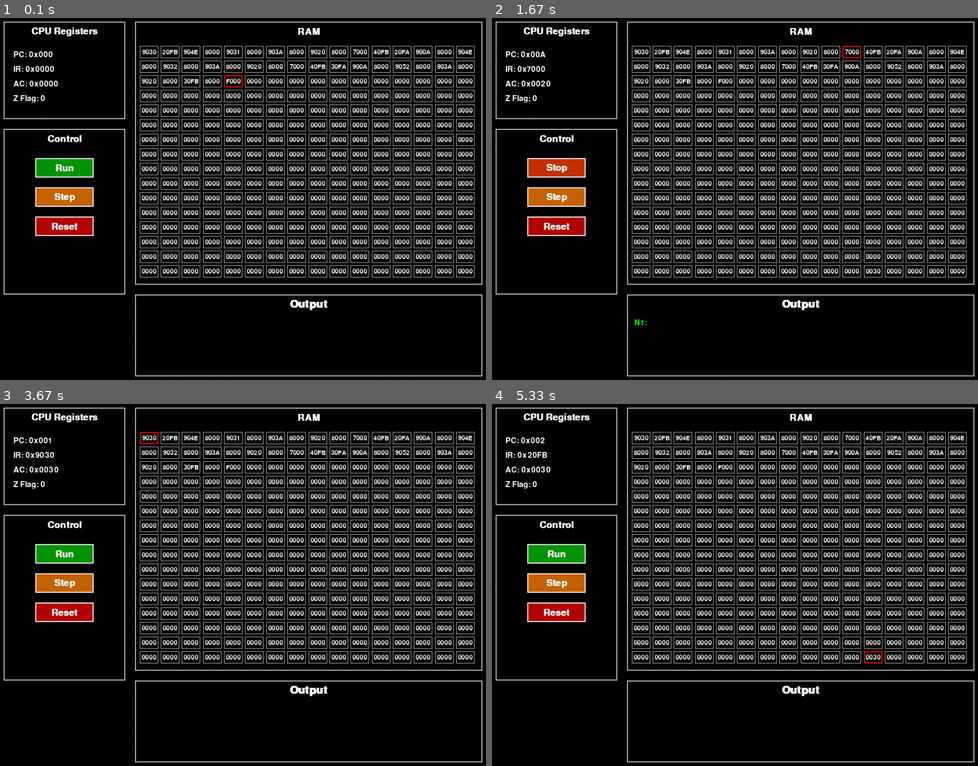
Above: before the commit, frames 1-4 (two rows, left to right).
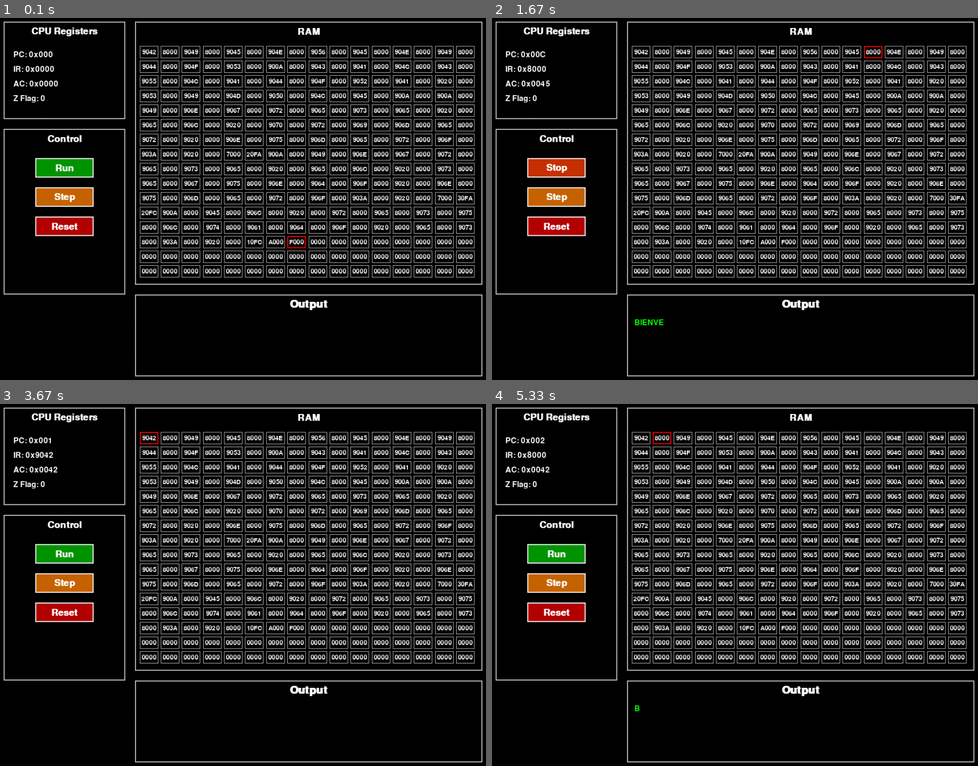
Above: after the commit, the same moments.

Repository: Samsr2001/Simulador-Computador-Digital
Game: pygame game, started from main.py
Two runs of this game, one before a commit and one after it. Both use one fixed random seed, a clock stepped at 60 frames per second and the inputs below.
Inputs (mouse positions are in pixels of both pictures, inside the frame that each line leads up to):
- Up to frame 1 (0.1 s): no input
- Up to frame 2 (1.67 s): click "Run" at 0.43 s; hold Backspace 0.67-1.13 s
- Up to frame 3 (3.67 s): click "Reset" at 1.93 s; type "a" at 2.2 s; type "n" at 2.47 s; type "n" at 2.73 s; tap Enter at 3.03 s; click (63, 574) at 3.47 s
- Up to frame 4 (5.33 s): click "Step" at 5 s

The runs differ from the first frame. In frame 1, 3.8% of the frame differs, in the area x 29-98%, y 8-64%; in frame 2, 4.0%, in the area x 7-98%, y 7-85%; in frame 3, 3.7%; in frame 4, 3.9%.

Commit message:
se agregó el soporte para imprimir valores numéricos en la pantalla, se mejoró la lógica de entrada de la calculadora y se organizó el código para cargar programas predefinidos desde una lista

Diff:
--- a/core/control_unit.py
+++ b/core/control_unit.py
@@ -38,12 +38,15 @@
     def execute(self, cpu):
         """
         Fase de ejecución: realiza la operación indicada por el opcode.
-        Este método modifica el estado de la CPU (registros, flags).
+        Este método modifica el estado de la CPU (registros, flags, pc).
         Args:
             cpu: La instancia de la CPU que se está ejecutando.
         """
         opcode = self.instruction.opcode
         operand = self.instruction.operand
+
+        # Variable para rastrear si el PC ya fue modificado
+        pc_modified = False
 
         if opcode == Opcode.LOAD:
             cpu.ac = self.memory.read(operand)
@@ -59,14 +62,24 @@
             cpu.flag_z = 1 if cpu.ac == 0 else 0
         elif opcode == Opcode.JUMP:
             cpu.pc = operand
+            pc_modified = True
         elif opcode == Opcode.JZ:
             if cpu.flag_z == 1:
                 cpu.pc = operand
+                pc_modified = True
         elif opcode == Opcode.IN:
             cpu.waiting_for_input = True
+            pc_modified = True  # El PC se manejará después de la entrada
         elif opcode == Opcode.OUT:
             cpu.io_manager.write_char(cpu.ac)
+        elif opcode == Opcode.OUTNUM:
+            cpu.io_manager.write_value(cpu.ac)
         elif opcode == Opcode.LOADI:
             cpu.ac = operand
         elif opcode == Opcode.HALT:
             cpu.halted = True
+            pc_modified = True
+
+        # Si el PC no fue modificado por un salto o una espera, avanzamos
+        if not pc_modified:
+            cpu.pc += 1
--- a/core/cpu.py
+++ b/core/cpu.py
@@ -1,5 +1,5 @@
 from core.alu import ALU
-from core.control_unit import ControlUnit
+# from core.control_unit import ControlUnit <- Moved to __init__
 from core.memory import Memory
 from iod.io_manager import IOManager
 
@@ -13,6 +13,8 @@
             memory (Memory): El sistema de memoria.
             io_manager (IOManager): El gestor de entrada/salida.
         """
+        from core.control_unit import ControlUnit  # Importación local para evitar ciclo
+
         self.memory = memory
         self.io_manager = io_manager
 
@@ -30,6 +32,7 @@
         self.halted = False
         self.running = False
         self.waiting_for_input = False
+        self.input_buffer = ""
 
     def step(self):
         """Ejecuta un único ciclo de instrucción o maneja el estado de espera."""
@@ -40,11 +43,27 @@
         if self.waiting_for_input:
             key = self.io_manager.pop_key()
             if key is not None:
-                self.ac = key
-                self.io_manager.write_char(key)  # <-- ECHO a la pantalla
-                self.waiting_for_input = False
-                self.pc += 1  # La instrucción IN ha terminado, avanzamos al siguiente
-            return # Si no hay tecla, no hacemos nada más en este ciclo
+                # Tecla Enter: finalizar la entrada
+                if key == 10:
+                    try:
+                        self.ac = int(self.input_buffer)
+                    except (ValueError, TypeError):
+                        self.ac = 0
+                    self.input_buffer = ""
+                    self.waiting_for_input = False
+                    self.io_manager.write_char(10)  # Eco de nueva línea
+                    self.pc += 1
+                # Tecla Retroceso: borrar último dígito
+                elif key == 8:
+                    if len(self.input_buffer) > 0:
+                        self.input_buffer = self.input_buffer[:-1]
+                        self.io_manager.write_char(8) # Eco de retroceso
+                # Tecla de dígito: añadir al buffer
+                elif chr(key).isdigit():
+                    self.input_buffer += chr(key)
+                    self.io_manager.write_char(key)
+
+            return  # Permanecer en estado de espera
 
         # --- Ciclo normal Fetch-Decode-Execute ---
 
@@ -53,19 +72,10 @@
 
         # 2. Decode
         instruction = self.control_unit.decode(self.ir)
-        pc_before_execute = self.pc
 
         # 3. Execute
-        # La ejecución de 'IN' ahora activará 'waiting_for_input'
+        # La Unidad de Control es ahora responsable de modificar el PC
         self.control_unit.execute(self)
-
-        # 4. Avanzar PC (si no es un salto o una instrucción de espera)
-        # Si la ejecución resultó en una espera, no avanzamos el PC.
-        # El PC se avanzará cuando se reciba la tecla.
-        if not self.waiting_for_input:
-            # Si el PC no fue modificado por un JUMP, lo incrementamos.
-            if self.pc == pc_before_execute:
-                self.pc += 1
 
     def run_cycle(self):
         """Wrapper para ejecutar un ciclo si la CPU está en modo 'running'."""
@@ -89,5 +99,6 @@
         self.halted = False
         self.running = False
         self.waiting_for_input = False
+        self.input_buffer = ""
         self.memory.reset()
         self.io_manager.reset()
--- a/iod/io_manager.py
+++ b/iod/io_manager.py
@@ -38,6 +38,14 @@
         """
         self.screen.write_char(value)
 
+    def write_value(self, value: int):
+        """
+        Escribe un valor numérico en la pantalla.
+        Args:
+            value (int): El número a mostrar.
+        """
+        self.screen.write_value(value)
+
     def reset(self):
         """Reinicia los dispositivos de E/S."""
         self.screen.reset()
--- a/iod/screen.py
+++ b/iod/screen.py
@@ -16,6 +16,12 @@
         Args:
             char_code (int): El código ASCII del caracter a escribir.
         """
+        # Manejar la tecla de retroceso
+        if char_code == 8:
+            if len(self._buffer) > 0:
+                self._buffer = self._buffer[:-1]
+            return
+
         # Convierte el código ASCII a un caracter y lo añade al buffer
         self._buffer += chr(char_code)
 
@@ -33,6 +39,10 @@
         """
         return self._buffer
 
+    def write_value(self, value: int):
+        """Añade la representación de un número al buffer."""
+        self._buffer += str(value)
+
     def reset(self):
         """Limpia el buffer de la pantalla."""
         self._buffer = ""
--- a/main.py
+++ b/main.py
@@ -1,8 +1,10 @@
 from core.cpu import CPU
 from core.memory import Memory
+
 from iod.io_manager import IOManager
 from persistence.program_loader import ProgramLoader
 from ui.pygame_window import PygameWindow
+from programas.rom import CALCULATOR_PROGRAM
 
 def main():
     """Función principal que inicializa y ejecuta el simulador."""
@@ -11,16 +13,16 @@
     memory = Memory()
     io_manager = IOManager()
 
-    # 2. Cargar el programa
-    # El archivo 'programa.txt' debe estar en la carpeta 'programas'
-    program_loader = ProgramLoader("programas/programa.txt", memory)
-    program_loader.load_into_memory()
+    # 2. Cargar el programa incorporado (calculadora)
+    program_loader = ProgramLoader(memory)
+    program_loader.load_from_list(CALCULATOR_PROGRAM)
 
     # 3. Crear la CPU
     cpu = CPU(memory, io_manager)
 
     # 4. Crear la ventana de la interfaz gráfica
-    pygame_window = PygameWindow(cpu, memory, io_manager, program_loader)
+    # Pasamos el programa incorporado para que la función de Reset funcione
+    pygame_window = PygameWindow(cpu, memory, io_manager, program_loader, CALCULATOR_PROGRAM)
 
     # 5. Iniciar el bucle principal de la aplicación
     pygame_window.main_loop()
--- a/persistence/program_loader.py
+++ b/persistence/program_loader.py
@@ -1,78 +1,99 @@
 from core.memory import Memory
 from utils.enums import Opcode
+from typing import List, Optional
 
 class ProgramLoader:
-    """Carga un programa desde un archivo de texto a la memoria."""
+    """Carga un programa en la memoria desde un archivo o una lista."""
 
-    def __init__(self, file_path: str, memory: Memory):
+    def __init__(self, memory: Memory, file_path: Optional[str] = None):
         """
         Inicializa el cargador de programas.
         Args:
-            file_path (str): La ruta al archivo del programa.
-            memory (Memory): La instancia de la memoria donde se cargará el programa.
+            memory (Memory): La instancia de la memoria.
+            file_path (str, optional): La ruta al archivo del programa. Defaults to None.
         """
         self.file_path = file_path
         self.memory = memory
+
+    def load_from_list(self, program_lines: List[str]):
+        """
+        Compila un programa desde una lista de strings y lo carga en la RAM.
+        Args:
+            program_lines (List[str]): Las líneas del programa en ensamblador.
+        """
+        self.memory.reset()  # Limpia la memoria antes de cargar
+        try:
+            self._parse_lines(program_lines)
+        except Exception as e:
+            print(f"Error inesperado al cargar el programa desde la lista: {e}")
 
     def load_into_memory(self):
         """
         Lee el archivo de programa, lo compila a 16 bits y lo carga en la RAM.
         """
-        self.memory.reset() # Limpia la memoria antes de cargar
-        address = 0
+        if not self.file_path:
+            print("Error: No se ha especificado un file_path para load_into_memory.")
+            return
+
+        self.memory.reset()  # Limpia la memoria antes de cargar
         try:
             with open(self.file_path, 'r') as f:
-                for line in f:
-                    line = line.strip()
-                    if not line or line.startswith('#'):  # Ignorar líneas vacías o comentarios
-                        continue
-
-                    # Separar mnemónico del resto de la línea
-                    parts = line.split(maxsplit=1)
-                    mnemonic = parts[0].upper()
-
-                    try:
-                        opcode_enum = Opcode[mnemonic]
-                        opcode = opcode_enum.value
-                    except KeyError:
-                        print(f"Error: Mnemónico desconocido '{mnemonic}' en línea: {line}")
-                        continue
-
-                    operand = 0
-                    if len(parts) > 1:
-                        operand_str = parts[1].strip()
-
-                        # Ignorar comentarios al final de la línea
-                        if '#' in operand_str:
-                            operand_str = operand_str.split('#', 1)[0].strip()
-
-                        if not operand_str:
-                            operand = 0
-                        elif operand_str.startswith("'") and operand_str.endswith("'"):
-                            # Es un caracter, como 'A'. Usar slicing es más seguro.
-                            char_literal = operand_str[1:-1]
-                            if char_literal:
-                                # Maneja casos como ' ' (espacio)
-                                operand = ord(char_literal)
-                            else:
-                                # Caso '' (caracter vacío)
-                                operand = 0
-                        else:
-                            # Es un número (decimal por defecto)
-                            try:
-                                operand = int(operand_str)
-                            except ValueError:
-                                print(f"Error: Operando inválido '{operand_str}' en línea: {line}")
-                                continue
-
-                    # Construir la instrucción de 16 bits
-                    # 4 bits para opcode, 12 para operando
-                    instruction_value = (opcode << 12) | (operand & 0xFFF)
-
-                    self.memory.write(address, instruction_value)
-                    address += 1
+                lines = f.readlines()
+                self._parse_lines(lines)
 
         except FileNotFoundError:
             print(f"Error: No se encontró el archivo del programa en '{self.file_path}'")
         except Exception as e:
             print(f"Error inesperado al cargar el programa: {e}")
+
+    def _parse_lines(self, lines: List[str]):
+        """
+        Parsea una lista de líneas de código y las carga en memoria.
+        Args:
+            lines (List[str]): Lista de líneas de código ensamblador.
+        """
+        address = 0
+        for line in lines:
+            line = line.strip()
+            if not line or line.startswith('#'):  # Ignorar líneas vacías o comentarios
+                continue
+
+            # Separar mnemónico del resto de la línea
+            parts = line.split(maxsplit=1)
+            mnemonic = parts[0].upper()
+
+            try:
+                opcode_enum = Opcode[mnemonic]
+                opcode = opcode_enum.value
+            except KeyError:
+                print(f"Error: Mnemónico desconocido '{mnemonic}' en línea: {line}")
+                continue
+
+            operand = 0
+            if len(parts) > 1:
+                operand_str = parts[1].strip()
+
+                # Ignorar comentarios al final de la línea
+                if '#' in operand_str:
+                    operand_str = operand_str.split('#', 1)[0].strip()
+
+                if not operand_str:
+                    operand = 0
+                elif operand_str.startswith("'") and operand_str.endswith("'"):
+                    char_literal = operand_str[1:-1]
+                    if char_literal:
+                        operand = ord(char_literal)
+                    else:
+                        operand = 0
+                else:
+                    try:
+                        operand = int(operand_str)
+                    except ValueError:
+                        print(f"Error: Operando inválido '{operand_str}' en línea: {line}")
+                        continue
+
+            # Construir la instrucción de 16 bits
+            instruction_value = (opcode << 12) | (operand & 0xFFF)
+
+            self.memory.write(address, instruction_value)
+            address += 1
--- a/programas/programa.txt
+++ b/programas/programa.txt
@@ -1,62 +1,239 @@
 # Calculadora de Suma Simple Interactiva
-# Pide dos números de un solo dígito (0-9), los suma y muestra el resultado.
-
-# --- Constantes ---
-# Guarda el valor ASCII de '0' (48) en la memoria para la conversión.
-LOADI 48
-STORE 251  # Mem[251] = 48 (ASCII de '0')
+# Pide dos números y muestra el resultado.
+
+# --- Mensaje de Bienvenida ---
+LOADI 'B'
+OUT
+LOADI 'I'
+OUT
+LOADI 'E'
+OUT
+LOADI 'N'
+OUT
+LOADI 'V'
+OUT
+LOADI 'E'
+OUT
+LOADI 'N'
+OUT
+LOADI 'I'
+OUT
+LOADI 'D'
+OUT
+LOADI 'O'
+OUT
+LOADI 'S'
+OUT
+LOADI '!'
+OUT
+LOADI 10
+OUT
+LOADI 'C'
+OUT
+LOADI 'A'
+OUT
+LOADI 'L'
+OUT
+LOADI 'C'
+OUT
+LOADI 'U'
+OUT
+LOADI 'L'
+OUT
+LOADI 'A'
+OUT
+LOADI 'D'
+OUT
+LOADI 'O'
+OUT
+LOADI 'R'
+OUT
+LOADI 'A'
+OUT
+LOADI ' '
+OUT
+LOADI 'S'
+OUT
+LOADI 'I'
+OUT
+LOADI 'M'
+OUT
+LOADI 'P'
+OUT
+LOADI 'L'
+OUT
+LOADI 'E'
+OUT
+LOADI 10
+OUT
+LOADI 10
+OUT
 
 # --- Lógica del Programa ---
 # 1. Pedir el primer número
-LOADI 'N'
-OUT
-LOADI '1'
+LOADI 'I'
+OUT
+LOADI 'n'
+OUT
+LOADI 'g'
+OUT
+LOADI 'r'
+OUT
+LOADI 'e'
+OUT
+LOADI 's'
+OUT
+LOADI 'e'
+OUT
+LOADI ' '
+OUT
+LOADI 'e'
+OUT
+LOADI 'l'
+OUT
+LOADI ' '
+OUT
+LOADI 'p'
+OUT
+LOADI 'r'
+OUT
+LOADI 'i'
+OUT
+LOADI 'm'
+OUT
+LOADI 'e'
+OUT
+LOADI 'r'
+OUT
+LOADI ' '
+OUT
+LOADI 'n'
+OUT
+LOADI 'u'
+OUT
+LOADI 'm'
+OUT
+LOADI 'e'
+OUT
+LOADI 'r'
+OUT
+LOADI 'o'
 OUT
 LOADI ':'
 OUT
 LOADI ' '
 OUT
 
-# 2. Leer el primer número y convertirlo
-IN         # AC = ASCII del dígito
-SUB 251    # AC = valor numérico
-STORE 250  # Guarda en Mem[250]
-
-# 3. Pedir el segundo número (con un salto de línea)
-LOADI 10   # ASCII para nueva línea
-OUT
-LOADI 'N'
-OUT
-LOADI '2'
+# 2. Leer el primer número
+IN
+STORE 250
+
+# 3. Pedir el segundo número
+LOADI 10
+OUT
+LOADI 'I'
+OUT
+LOADI 'n'
+OUT
+LOADI 'g'
+OUT
+LOADI 'r'
+OUT
+LOADI 'e'
+OUT
+LOADI 's'
+OUT
+LOADI 'e'
+OUT
+LOADI ' '
+OUT
+LOADI 'e'
+OUT
+LOADI 'l'
+OUT
+LOADI ' '
+OUT
+LOADI 's'
+OUT
+LOADI 'e'
+OUT
+LOADI 'g'
+OUT
+LOADI 'u'
+OUT
+LOADI 'n'
+OUT
+LOADI 'd'
+OUT
+LOADI 'o'
+OUT
+LOADI ' '
+OUT
+LOADI 'n'
+OUT
+LOADI 'u'
+OUT
+LOADI 'm'
+OUT
+LOADI 'e'
+OUT
+LOADI 'r'
+OUT
+LOADI 'o'
 OUT
 LOADI ':'
 OUT
 LOADI ' '
 OUT
 
-# 4. Leer el segundo número y convertirlo
-IN         # AC = ASCII del dígito
-SUB 251    # AC = valor numérico
-
-# 5. Sumar
-ADD 250    # AC = suma de los dos números
+# 4. Leer el segundo número
+IN
+
+# 5. Sumar y guardar el resultado
+ADD 250
+STORE 252
 
 # 6. Mostrar mensaje de resultado
-LOADI 10   # ASCII para nueva línea
-OUT
-LOADI 'R'
+LOADI 10
+OUT
+LOADI 'E'
+OUT
+LOADI 'l'
+OUT
+LOADI ' '
+OUT
+LOADI 'r'
+OUT
+LOADI 'e'
+OUT
+LOADI 's'
+OUT
+LOADI 'u'
+OUT
+LOADI 'l'
+OUT
+LOADI 't'
+OUT
+LOADI 'a'
+OUT
+LOADI 'd'
+OUT
+LOADI 'o'
+OUT
+LOADI ' '
+OUT
+LOADI 'e's'
 OUT
 LOADI ':'
 OUT
 LOADI ' '
 OUT
 
-# 7. Convertir el resultado a ASCII para imprimir
-#    (Funciona para resultados de un solo dígito 0-9)
-ADD 251    # AC = suma + 48 (convierte el número a su char ASCII)
-
-# 8. Imprimir el resultado
-OUT
+# 7. Recuperar la suma
+LOAD 252
+
+# 8. Imprimir el resultado numérico
+OUTNUM
 
 # 9. Fin del programa
 HALT
--- /dev/null
+++ b/programas/rom.py
@@ -0,0 +1,141 @@
+"""
+Contiene los programas pre-cargados (en ROM) del simulador.
+"""
+
+CALCULATOR_PROGRAM = [
+    "# Calculadora de Suma Simple Interactiva",
+    "# Pide dos números y muestra el resultado.",
+    "",
+    "# --- Mensaje de Bienvenida ---",
+    "LOADI 'B'", "OUT",
+    "LOADI 'I'", "OUT",
+    "LOADI 'E'", "OUT",
+    "LOADI 'N'", "OUT",
+    "LOADI 'V'", "OUT",
+    "LOADI 'E'", "OUT",
+    "LOADI 'N'", "OUT",
+    "LOADI 'I'", "OUT",
+    "LOADI 'D'", "OUT",
+    "LOADI 'O'", "OUT",
+    "LOADI 'S'", "OUT",
+    "LOADI 10", "OUT",
+    "LOADI 'C'", "OUT",
+    "LOADI 'A'", "OUT",
+    "LOADI 'L'", "OUT",
+    "LOADI 'C'", "OUT",
+    "LOADI 'U'", "OUT",
+    "LOADI 'L'", "OUT",
+    "LOADI 'A'", "OUT",
+    "LOADI 'D'", "OUT",
+    "LOADI 'O'", "OUT",
+    "LOADI 'R'", "OUT",
+    "LOADI 'A'", "OUT",
+    "LOADI ' '", "OUT",
+    "LOADI 'S'", "OUT",
+    "LOADI 'I'", "OUT",
+    "LOADI 'M'", "OUT",
+    "LOADI 'P'", "OUT",
+    "LOADI 'L'", "OUT",
+    "LOADI 'E'", "OUT",
+    "LOADI 10", "OUT",
+    "LOADI 10", "OUT",
+    "",
+    "# --- Lógica del Programa ---",
+    "# 1. Pedir el primer número",
+    "LOADI 'I'", "OUT",
+    "LOADI 'n'", "OUT",
+    "LOADI 'g'", "OUT",
+    "LOADI 'r'", "OUT",
+    "LOADI 'e'", "OUT",
+    "LOADI 's'", "OUT",
+    "LOADI 'e'", "OUT",
+    "LOADI ' '", "OUT",
+    "LOADI 'e'", "OUT",
+    "LOADI 'l'", "OUT",
+    "LOADI ' '", "OUT",
+    "LOADI 'p'", "OUT",
+    "LOADI 'r'", "OUT",
+    "LOADI 'i'", "OUT",
+    "LOADI 'm'", "OUT",
+    "LOADI 'e'", "OUT",
+    "LOADI 'r'", "OUT",
+    "LOADI ' '", "OUT",
+    "LOADI 'n'", "OUT",
+    "LOADI 'u'", "OUT",
+    "LOADI 'm'", "OUT",
+    "LOADI 'e'", "OUT",
+    "LOADI 'r'", "OUT",
+    "LOADI 'o'", "OUT",
+    "LOADI ':'", "OUT",
+    "LOADI ' '", "OUT",
+    "",
+    "# 2. Leer el primer número",
+    "IN         # Espera un Enter, AC = número ingresado",
+    "STORE 250  # Guarda en Mem[250]",
+    "",
+    "# 3. Pedir el segundo número",
+    "LOADI 10", "OUT",
+    "LOADI 'I'", "OUT",
+    "LOADI 'n'", "OUT",
+    "LOADI 'g'", "OUT",
+    "LOADI 'r'", "OUT",
+    "LOADI 'e'", "OUT",
+    "LOADI 's'", "OUT",
+    "LOADI 'e'", "OUT",
+    "LOADI ' '", "OUT",
+    "LOADI 'e'", "OUT",
+    "LOADI 'l'", "OUT",
+    "LOADI ' '", "OUT",
+    "LOADI 's'", "OUT",
+    "LOADI 'e'", "OUT",
+    "LOADI 'g'", "OUT",
+    "LOADI 'u'", "OUT",
+    "LOADI 'n'", "OUT",
+    "LOADI 'd'", "OUT",
+    "LOADI 'o'", "OUT",
+    "LOADI ' '", "OUT",
+    "LOADI 'n'", "OUT",
+    "LOADI 'u'", "OUT",
+    "LOADI 'm'", "OUT",
+    "LOADI 'e'", "OUT",
+    "LOADI 'r'", "OUT",
+    "LOADI 'o'", "OUT",
+    "LOADI ':'", "OUT",
+    "LOADI ' '", "OUT",
+    "",
+    "# 4. Leer el segundo número",
+    "IN         # Espera un Enter, AC = número ingresado",
+    "",
+    "# 5. Sumar y guardar el resultado",
+    "ADD 250    # AC = suma de los dos números",
+    "STORE 252  # Guarda la suma en Mem[252]",
+    "",
+    "# 6. Mostrar mensaje de resultado",
+    "LOADI 10", "OUT",
+    "LOADI 'E'", "OUT",
+    "LOADI 'l'", "OUT",
+    "LOADI ' '", "OUT",
+    "LOADI 'r'", "OUT",
+    "LOADI 'e'", "OUT",
+    "LOADI 's'", "OUT",
+    "LOADI 'u'", "OUT",
+    "LOADI 'l'", "OUT",
+    "LOADI 't'", "OUT",
+    "LOADI 'a'", "OUT",
+    "LOADI 'd'", "OUT",
+    "LOADI 'o'", "OUT",
+    "LOADI ' '", "OUT",
+    "LOADI 'e'", "OUT",
+    "LOADI 's'", "OUT",
+    "LOADI ':'", "OUT",
+    "LOADI ' '", "OUT",
+    "",
+    "# 7. Recuperar la suma",
+    "LOAD 252   # Carga la suma de nuevo en AC",
+    "",
+    "# 8. Imprimir el resultado numérico",
+    "OUTNUM",
+    "",
+    "# 9. Fin del programa",
+    "HALT",
+]
--- a/ui/panels/control_panel.py
+++ b/ui/panels/control_panel.py
@@ -24,7 +24,7 @@
 class ControlPanel:
     """Panel con los botones de control de la simulación."""
 
-    def __init__(self, x, y, width, height, cpu, program_loader):
+    def __init__(self, x, y, width, height, cpu, program_loader, calculator_program=None):
         """
         Inicializa el panel de control.
         Args:
@@ -34,10 +34,12 @@
             height (int): Alto.
             cpu (CPU): La instancia de la CPU.
             program_loader (ProgramLoader): El cargador de programas.
+            calculator_program (list, optional): El programa de calculadora pre-cargado.
         """
         self.rect = pygame.Rect(x, y, width, height)
         self.cpu = cpu
         self.program_loader = program_loader
+        self.calculator_program = calculator_program
         self.title_font = pygame.font.Font(None, 28)
         self.title_font.set_bold(True)
 
@@ -93,7 +95,11 @@
                 self.cpu.step()
             elif self.btn_reset.is_clicked(event.pos):
                 self.cpu.reset()
-                self.program_loader.load_into_memory()
+                # Carga el programa incorporado si existe, si no, usa el método anterior
+                if self.calculator_program:
+                    self.program_loader.load_from_list(self.calculator_program)
+                else:
+                    self.program_loader.load_into_memory()
 
 
     def update(self):
--- a/ui/pygame_window.py
+++ b/ui/pygame_window.py
@@ -9,7 +9,7 @@
 class PygameWindow:
     """La ventana principal de la aplicación que contiene todos los paneles."""
 
-    def __init__(self, cpu, memory, io_manager, program_loader):
+    def __init__(self, cpu, memory, io_manager, program_loader, calculator_program=None):
         """
         Inicializa la ventana de Pygame.
         Args:
@@ -17,19 +17,30 @@
             memory (Memory): La instancia de la memoria.
             io_manager (IOManager): El gestor de E/S.
             program_loader (ProgramLoader): El cargador de programas.
+            calculator_program (list, optional): El programa de calculadora pre-cargado.
         """
         pygame.init()
         pygame.display.set_caption("Simulador de Computador Digital")
 
         self.screen_size = Pantallas.BIG.value
         self.screen = pygame.display.set_mode(self.screen_size)
+
+        # Cargar y establecer el ícono de la ventana
+        try:
+            # Coloca tu archivo de logo (idealmente 32x32) en la carpeta 'assets'
+            # con el nombre 'logo.png' para que se cargue automáticamente.
+            icon_surface = pygame.image.load('assets/logo.jpg')
+            pygame.display.set_icon(icon_surface)
+        except pygame.error:
+            # Si no se encuentra el archivo, el programa continúa sin ícono.
+            pass
         self.clock = pygame.time.Clock()
         self.is_running = True
         self.io_manager = io_manager
 
         # Crear paneles
         self.cpu_panel = CPUPanel(20, 20, 250, 200, cpu)
-        self.control_panel = ControlPanel(20, 240, 250, 340, cpu, program_loader)
+        self.control_panel = ControlPanel(20, 240, 250, 340, cpu, program_loader, calculator_program)
 
         # Paneles de la derecha
         mem_panel_width = 714
@@ -49,7 +60,11 @@
                 if event.type == pygame.QUIT:
                     self.is_running = False
                 elif event.type == pygame.KEYDOWN:
-                    if event.unicode.isprintable():
+                    if event.key == pygame.K_RETURN:
+                        self.io_manager.push_key(10)  # ASCII para Enter/Intro
+                    elif event.key == pygame.K_BACKSPACE:
+                        self.io_manager.push_key(8)   # ASCII para Retroceso
+                    elif event.unicode.isprintable():
                         self.io_manager.push_key(ord(event.unicode))
 
                 self.control_panel.handle_event(event)
--- a/utils/enums.py
+++ b/utils/enums.py
@@ -10,6 +10,7 @@
     IN = 0x7
     OUT = 0x8
     LOADI = 0x9
+    OUTNUM = 0xA
     HALT = 0xF
 
 class Pantallas(Enum):
Not shown, changed: README.md
